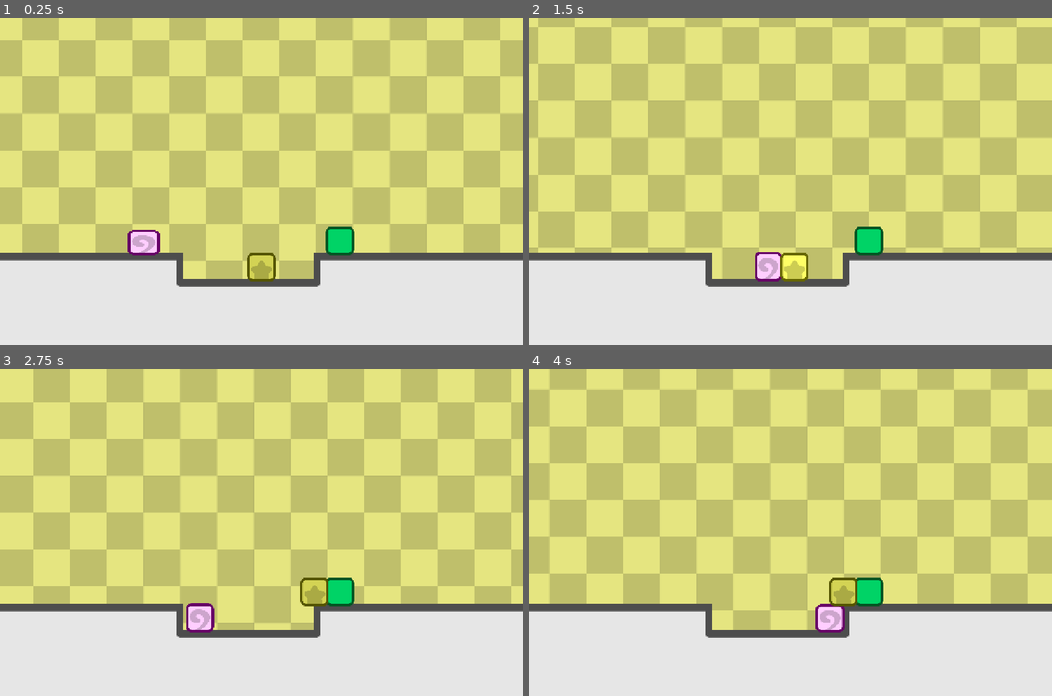
Above: before the commit, frames 1-4 (two rows, left to right).
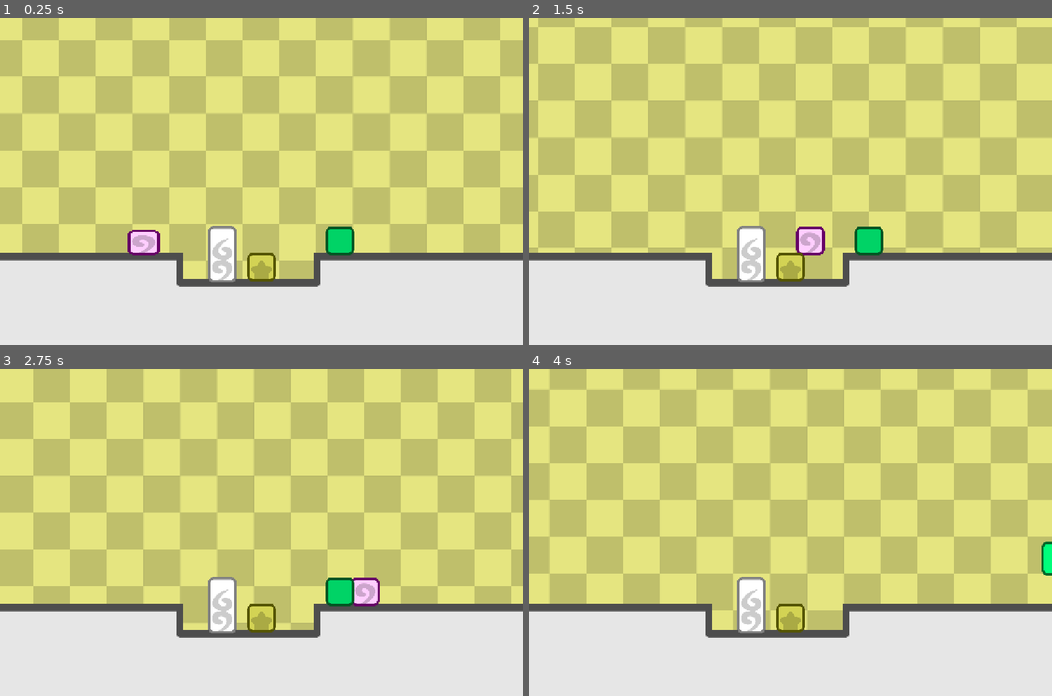
Above: after the commit, the same moments.

Repository: nightkolo/MashmellowDemo
Game: Godot game, scene res://scenes/playground/test_area_3.tscn
Two runs of this game, one before a commit and one after it. Both use one fixed random seed, a clock stepped at 60 frames per second and the inputs below. This scene is started directly instead of the project's main scene.
Inputs:
- Up to frame 1 (0.25 s): no input
- Up to frame 2 (1.5 s): hold X (move_mash) 0.53-1.28 s; hold Right (move_right) from 0.53 s (still down); tap Up (move_jump) at 0.77 s; tap X (move_mash) at 1.35 s
- Up to frame 3 (2.75 s): tap Up (move_jump) at 1.52 s; release Right (move_right) at 2.03 s; hold Left (move_left) from 2.03 s (still down); hold Z (move_unmash) from 2.03 s (still down); tap X (move_mash) at 2.3 s
- Up to frame 4 (4 s): release Left (move_left) at 2.78 s; release Z (move_unmash) at 2.78 s; hold Right (move_right) from 2.78 s (still down); tap X (move_mash) at 2.85 s; tap Up (move_jump) at 3.02, 3.77 s; hold X (move_mash) from 3.53 s (still down)

The runs differ from the first frame. In frame 1, 0.9% of the frame differs, in the area x 39-46%, y 63-81%; in frame 2, 2.0%; in frame 3, 2.5%; in frame 4, 2.8%, in the area x 39-100%, y 52-81%.
Error before the commit: Invalid access to property or key 'MASH_WAIT_TIME' on a base object of type 'Node (game_manager.gd)'. (res://scripts/objects/block_mashed.gd:52)

Commit message:
Added 1x2 blocks

Diff:
--- a/src/core/util.gd
+++ b/src/core/util.gd
@@ -27,6 +27,7 @@
 
 const BLOCK_SIZE = 64.0
 const GRAVITY_MULT = 4.0
+
 
 static func get_mash_type_texture(type: MashType, build: BuildType) -> Texture2D:
 	var text: Texture2D
--- a/src/scenes/objects/block_mashed_1x1.tscn
+++ b/src/scenes/objects/block_mashed_1x1.tscn
@@ -11,9 +11,6 @@
 [node name="Mashed" type="CollisionShape2D" unique_id=499008387]
 shape = ExtResource("1_32g1q")
 script = ExtResource("2_lydfl")
-mash_type = null
-mash_special = null
-build_type = null
 metadata/_custom_type_script = "uid://bgc37b0mpxwv3"
 
 [node name="SpriteNode" type="Node2D" parent="." unique_id=1755599335]
--- /dev/null
+++ b/src/scenes/objects/block_mashed_1x2.tscn
@@ -0,0 +1,37 @@
+[gd_scene format=3 uid="uid://buwssnpn4ltxb"]
+
+[ext_resource type="Script" uid="uid://bgc37b0mpxwv3" path="res://scripts/objects/block_mashed.gd" id="2_jo7o3"]
+[ext_resource type="Texture2D" uid="uid://du7hfm2logsjq" path="res://assets/objects/block-white-1x2-01.png" id="2_wfio2"]
+[ext_resource type="PackedScene" uid="uid://krw76abox8r3" path="res://scenes/game/block_detector.tscn" id="4_84y5p"]
+[ext_resource type="Script" uid="uid://bd6gly6surqfe" path="res://scripts/objects/block_mash.gd" id="5_p1750"]
+
+[sub_resource type="RectangleShape2D" id="RectangleShape2D_ka0jd"]
+size = Vector2(62, 124)
+
+[sub_resource type="RectangleShape2D" id="RectangleShape2D_jiy0s"]
+
+[node name="Mashed" type="CollisionShape2D" unique_id=499008387]
+shape = SubResource("RectangleShape2D_ka0jd")
+script = ExtResource("2_jo7o3")
+build_type = 1
+metadata/_custom_type_script = "uid://bgc37b0mpxwv3"
+
+[node name="SpriteNode" type="Node2D" parent="." unique_id=1755599335]
+position = Vector2(0, 64)
+
+[node name="Sprite2D" type="Sprite2D" parent="SpriteNode" unique_id=678643639]
+position = Vector2(0, -64)
+scale = Vector2(0.5, 0.5)
+texture = ExtResource("2_wfio2")
+
+[node name="BlockDetect" parent="." unique_id=754251529 instance=ExtResource("4_84y5p")]
+position = Vector2(0, 32)
+
+[node name="MashBlock" type="Area2D" parent="." unique_id=652902660]
+collision_layer = 4
+collision_mask = 4
+script = ExtResource("5_p1750")
+metadata/_custom_type_script = "uid://bd6gly6surqfe"
+
+[node name="CollisionShape2D" type="CollisionShape2D" parent="MashBlock" unique_id=918425020]
+shape = SubResource("RectangleShape2D_jiy0s")
--- /dev/null
+++ b/src/scenes/objects/block_unmashed_1x2.tscn
@@ -0,0 +1,29 @@
+[gd_scene format=3 uid="uid://vs5datj6ikqy"]
+
+[ext_resource type="Script" uid="uid://madv71ijp5i3" path="res://scripts/objects/block_unmashed.gd" id="1_cg17m"]
+[ext_resource type="Texture2D" uid="uid://du7hfm2logsjq" path="res://assets/objects/block-white-1x2-01.png" id="2_onbp7"]
+
+[sub_resource type="RectangleShape2D" id="RectangleShape2D_cg17m"]
+size = Vector2(62, 124)
+
+[node name="Unmashed" type="RigidBody2D" unique_id=1096808338]
+collision_layer = 9
+lock_rotation = true
+script = ExtResource("1_cg17m")
+build_type = 1
+
+[node name="SpriteNode" type="Node2D" parent="." unique_id=1466462306]
+position = Vector2(0, 64)
+
+[node name="Sprite2D" type="Sprite2D" parent="SpriteNode" unique_id=73230102]
+position = Vector2(0, -64)
+scale = Vector2(0.5, 0.5)
+texture = ExtResource("2_onbp7")
+
+[node name="CollisionShape2D" type="CollisionShape2D" parent="." unique_id=767633492]
+shape = SubResource("RectangleShape2D_cg17m")
+
+[node name="Up" type="RayCast2D" parent="." unique_id=587882982]
+position = Vector2(0, -32)
+target_position = Vector2(0, -35)
+collision_mask = 8
--- a/src/scenes/playground/test_area_3.tscn
+++ b/src/scenes/playground/test_area_3.tscn
@@ -5,6 +5,7 @@
 [ext_resource type="TileSet" uid="uid://cuppb1uimxgtj" path="res://resources/world_tileset_01.tres" id="2_jpekk"]
 [ext_resource type="PackedScene" uid="uid://chans4uy22002" path="res://scenes/objects/player.tscn" id="3_2enpk"]
 [ext_resource type="PackedScene" uid="uid://bn6154eu6l5ce" path="res://scenes/objects/block_unmashed_1x1.tscn" id="4_ohytp"]
+[ext_resource type="PackedScene" uid="uid://vs5datj6ikqy" path="res://scenes/objects/block_unmashed_1x2.tscn" id="6_2enpk"]
 
 [node name="Level" type="Node2D" unique_id=2026468441]
 script = ExtResource("1_desex")
@@ -31,3 +32,6 @@
 [node name="Unmashed2" parent="." unique_id=1830165316 instance=ExtResource("4_ohytp")]
 position = Vector2(832, 480)
 mash_type = 3
+
+[node name="Unmashed3" parent="." unique_id=1000124606 instance=ExtResource("6_2enpk")]
+position = Vector2(544, 512)
--- a/src/scripts/objects/block_mashed.gd
+++ b/src/scripts/objects/block_mashed.gd
@@ -6,10 +6,10 @@
 @export var build_type: Util.BuildType
 
 @export_category("Objects to Assign")
-@export var mashed_object: PackedScene = load("res://scenes/objects/block_mashed_1x1.tscn")
-#@export var mashed_object_1x2: PackedScene = load("res://scenes/block_mashed_1x2.tscn")
+@export var mashed_object: PackedScene = preload("res://scenes/objects/block_mashed_1x1.tscn")
+@export var mashed_object_1x2: PackedScene = preload("res://scenes/objects/block_mashed_1x2.tscn")
 #@export var mashed_object: PackedScene
-@export var mashed_object_1x2: PackedScene
+#@export var mashed_object_1x2: PackedScene
 
 @onready var block_detect: BlockDetector = $BlockDetect
 @onready var sprite_node: Node2D = $SpriteNode
@@ -49,7 +49,7 @@
 
 	tween.tween_property(self, "scale", Vector2.ONE, 0.25)
 
-	await get_tree().create_timer(GameMgr.MASH_WAIT_TIME).timeout
+	await get_tree().create_timer(Util.MASH_WAIT_TIME).timeout
 
 	for ray: RayCast2D in block_detect.rays:
 		ray.enabled = true
@@ -119,14 +119,14 @@
 			repos = position + (found_at * Util.BLOCK_SIZE)
 
 			if build_type == Util.BuildType.RECTANGLE:
-				repos += Vector2.DOWN * 8.0
+				repos += Vector2.DOWN * Util.BLOCK_SIZE * 0.5
 
 				if ray != null:
 					if ray.position.y < 0:
 						repos += (Vector2.UP * Util.BLOCK_SIZE)
 
 		Util.BuildType.RECTANGLE:
-			repos = position + (found_at * Util.BLOCK_SIZE) + (Vector2.DOWN * 8.0)
+			repos = position + (found_at * Util.BLOCK_SIZE) + (Vector2.DOWN * Util.BLOCK_SIZE * 0.5)
 
 	return repos
 
--- a/src/scripts/objects/player.gd
+++ b/src/scripts/objects/player.gd
@@ -9,15 +9,16 @@
 
 @export var animate: bool = true ## @experimental
 @export var auto_assign_child_blocks: bool = true
-@export var unmashed_object: PackedScene = preload("res://scenes/objects/block_unmashed_1x1.tscn")
-#@export var unmashed_object_1x2: PackedScene = preload("res://scenes/block_unmashed_1x2.tscn")
 #@export var unmashed_object: PackedScene
-@export var unmashed_object_1x2: PackedScene
+#@export var unmashed_object_1x2: PackedScene
 @export_group("Movement Variables")
 @export_range(-600.0, 600.0, 1.0, "or_greater", "or_less") var speed: float = 480.0
 @export_range(-1500.0, 1500.0, 1.0, "or_greater", "or_less") var acceleration: float = 1000.0
 @export_range(-2000.0, 2500.0, 1.0, "or_greater", "or_less") var deceleration: float = 2000.0
 @export_range(-400.0, 400.0, 1.0, "or_greater", "or_less") var jump_height: float = 1050.0
+@export_category("Objects to Assign")
+@export var unmashed_object: PackedScene = preload("res://scenes/objects/block_unmashed_1x1.tscn")
+@export var unmashed_object_1x2: PackedScene = preload("res://scenes/objects/block_unmashed_1x2.tscn")
 
 @onready var jump_window_timer: Timer = $JumpBufferTimer
 @onready var coyote_jump_timer: Timer = $CoyoteJumpTimer
@@ -82,10 +83,10 @@
 	if child_blocks[-1].mash_type == Util.MashType.CHERRY_BOMB:
 		return
 
-	#var blocks: Array[Mashed] = child_blocks.duplicate(true)
+	var blocks: Array[Mashed] = child_blocks.duplicate(true) # To avoid infinite recursion
 	_pos_before_mash = position
 
-	for block: Mashed in child_blocks:
+	for block: Mashed in blocks:
 		block.mash()
 
 
